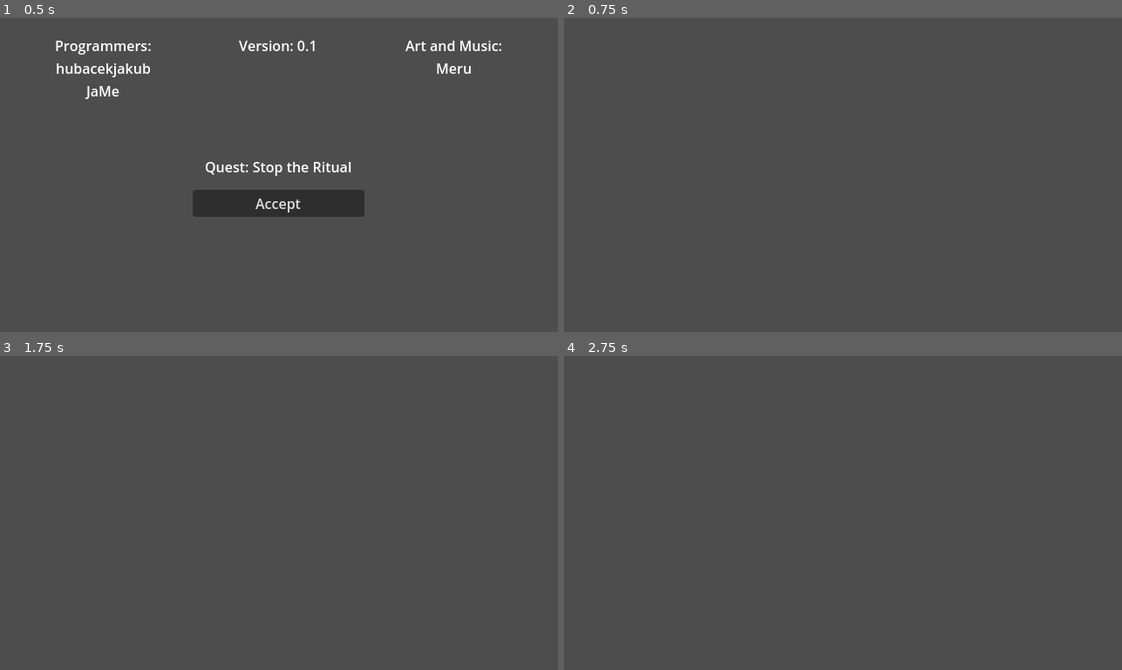
Above: before the commit, frames 1-4 (two rows, left to right).
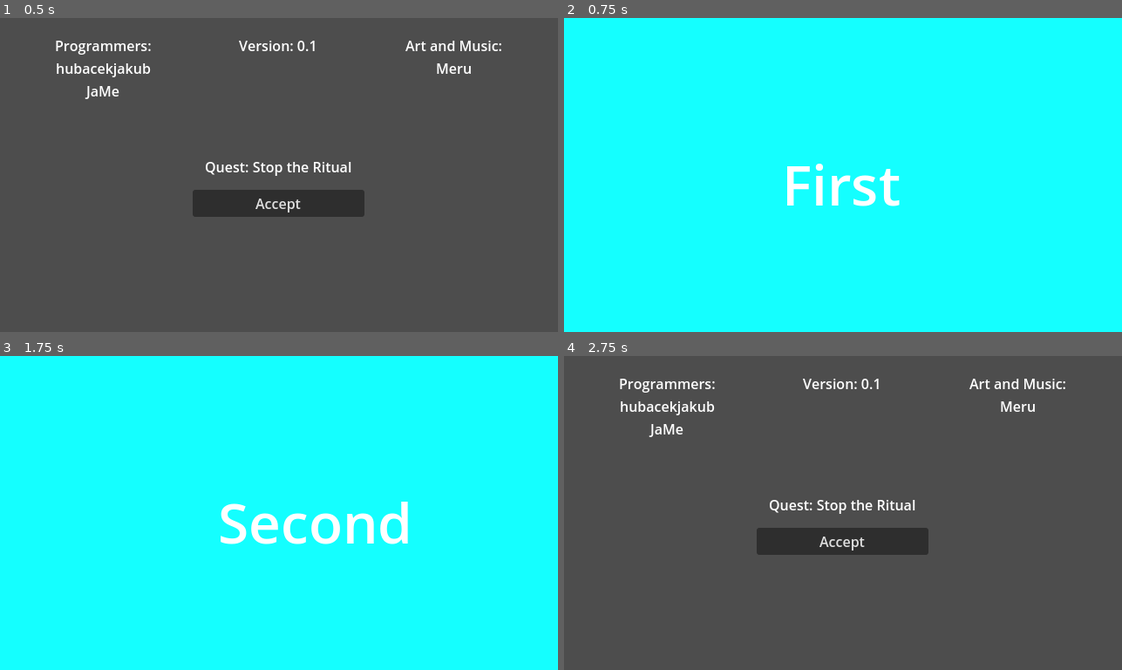
Above: after the commit, the same moments.

Repository: jame581/GoedwareGameJamCutscene2
Game: Godot game, scene res://maps/main_menu.tscn
The game is run twice, just before and just after one commit, with the same random seed, the same clock (stepped at 60 frames per second) and the same inputs.
Inputs (mouse positions are in pixels of both pictures, inside the frame that each line leads up to):
- Up to frame 1 (0.5 s): no input
- Up to frame 2 (0.75 s): click "Accept" at 0.5 s
- Up to frame 3 (1.75 s): tap Enter at 1.25 s; move the mouse to (401, 497) at 1.27 s; click (401, 497) at 1.42 s
- Up to frame 4 (2.75 s): tap Space at 2 s; move the mouse to (731, 528) at 2.02 s; click (731, 528) at 2.17 s

Frame 1 is identical in both runs. In frame 2, 100% of the frame differs, in the area x 0-100%, y 0-100%; in frame 3, 100%; in frame 4, 4.2%.

Commit message:
Added first two scenes (empty mostly now) and fixed camera movement and transitions

Diff:
--- a/project/maps/storyboard.tscn
+++ b/project/maps/storyboard.tscn
@@ -1,20 +1,27 @@
-[gd_scene load_steps=3 format=3 uid="uid://b6nfpcxjfmvx4"]
+[gd_scene load_steps=5 format=3 uid="uid://b6nfpcxjfmvx4"]
 
 [ext_resource type="Script" uid="uid://w12nksi74sj1" path="res://scripts/camera_movement.gd" id="1_crhbs"]
 [ext_resource type="Script" uid="uid://dfn7ihaib2vov" path="res://scripts/storyboard.gd" id="1_xj4j0"]
+[ext_resource type="PackedScene" uid="uid://bewx5ffq1i4r0" path="res://scenes/scene_1_1.tscn" id="3_ie4rb"]
+[ext_resource type="PackedScene" uid="uid://b6tysce1aqk6d" path="res://scenes/scene_1_2.tscn" id="4_xgy8s"]
 
-[node name="Storyboard" type="Node2D"]
+[node name="Storyboard" type="Node2D" node_paths=PackedStringArray("scene_players")]
 script = ExtResource("1_xj4j0")
+scene_players = [NodePath("Story/scene_1_1"), NodePath("Story/scene_1_2")]
 
 [node name="Camera2D" type="Camera2D" parent="."]
+anchor_mode = 0
+ignore_rotation = false
 script = ExtResource("1_crhbs")
 
 [node name="AnimationPlayer" type="AnimationPlayer" parent="."]
 
 [node name="AudioStreamPlayer" type="AudioStreamPlayer" parent="."]
 
-[node name="Loops" type="Node" parent="."]
+[node name="Story" type="Node" parent="."]
 
-[node name="Loop1" type="Node2D" parent="Loops"]
+[node name="scene_1_1" parent="Story" instance=ExtResource("3_ie4rb")]
+position = Vector2(1063, -571)
 
-[node name="Loop2" type="Node2D" parent="Loops"]
+[node name="scene_1_2" parent="Story" instance=ExtResource("4_xgy8s")]
+position = Vector2(1832, -574)
--- /dev/null
+++ b/project/scenes/scene_1_1.tscn
@@ -0,0 +1,38 @@
+[gd_scene load_steps=4 format=3 uid="uid://bewx5ffq1i4r0"]
+
+[ext_resource type="Script" uid="uid://bb1unqh3w2kj5" path="res://scripts/scene_player.gd" id="1_nk3ho"]
+
+[sub_resource type="Animation" id="Animation_nk3ho"]
+resource_name = "story"
+
+[sub_resource type="AnimationLibrary" id="AnimationLibrary_38umu"]
+_data = {
+&"story": SubResource("Animation_nk3ho")
+}
+
+[node name="SceneTemplate" type="Node2D"]
+script = ExtResource("1_nk3ho")
+
+[node name="AnimationPlayer" type="AnimationPlayer" parent="."]
+libraries = {
+&"": SubResource("AnimationLibrary_38umu")
+}
+
+[node name="Background" type="Node2D" parent="."]
+
+[node name="ColorRect" type="ColorRect" parent="Background"]
+offset_right = 665.0
+offset_bottom = 400.0
+color = Color(0.078431375, 1, 1, 1)
+
+[node name="Label" type="Label" parent="Background/ColorRect"]
+layout_mode = 0
+offset_left = 250.0
+offset_top = 146.0
+offset_right = 386.0
+offset_bottom = 234.0
+theme_override_font_sizes/font_size = 64
+text = "First"
+
+[node name="CanvasLayer" type="CanvasLayer" parent="."]
+follow_viewport_enabled = true
--- /dev/null
+++ b/project/scenes/scene_1_2.tscn
@@ -0,0 +1,35 @@
+[gd_scene load_steps=4 format=3 uid="uid://b6tysce1aqk6d"]
+
+[ext_resource type="Script" uid="uid://bb1unqh3w2kj5" path="res://scripts/scene_player.gd" id="1_qgccp"]
+
+[sub_resource type="Animation" id="Animation_qgccp"]
+resource_name = "story"
+
+[sub_resource type="AnimationLibrary" id="AnimationLibrary_6dida"]
+_data = {
+&"story": SubResource("Animation_qgccp")
+}
+
+[node name="SceneTemplate" type="Node2D"]
+script = ExtResource("1_qgccp")
+
+[node name="AnimationPlayer" type="AnimationPlayer" parent="."]
+libraries = {
+&"": SubResource("AnimationLibrary_6dida")
+}
+
+[node name="Background" type="Node2D" parent="."]
+
+[node name="ColorRect" type="ColorRect" parent="Background"]
+offset_right = 665.0
+offset_bottom = 400.0
+color = Color(0.078431375, 1, 1, 1)
+
+[node name="Label" type="Label" parent="Background/ColorRect"]
+layout_mode = 0
+offset_left = 250.0
+offset_top = 146.0
+offset_right = 386.0
+offset_bottom = 234.0
+theme_override_font_sizes/font_size = 64
+text = "Second"
